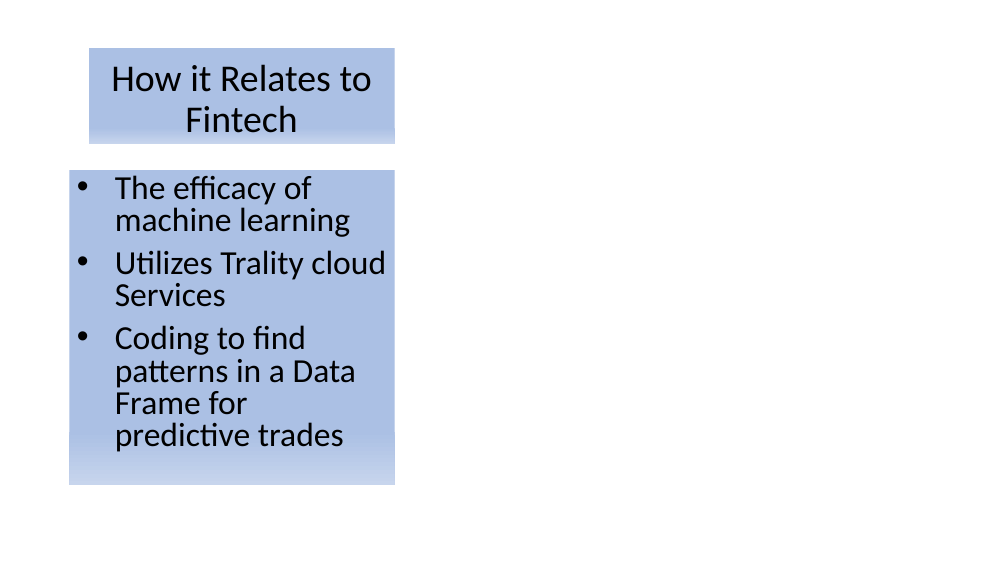
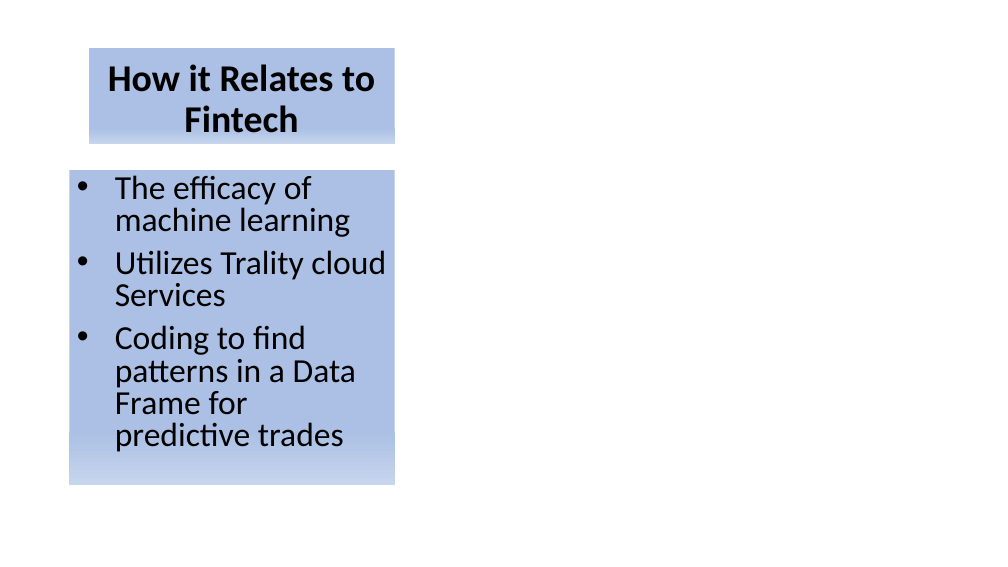
Before and after one commit to nestor39/trading_algorithm, a slide deck: slide 5 of Project_3.pptx (slide 3 before the commit). Drawn at 1008x567 pixels with LibreOffice and Linux fonts; fonts in the diff are those of the drawing; grey boxes stand for pictures. Boxes give left, top, right and bottom in pixels: in the first picture for what was removed or moved away, otherwise in the second. Text is boxed around its words. In the diff, an @@ line names an element or a change of style, - is before the commit and + after.

```diff
--- a/Project_3.pptx
+++ b/Project_3.pptx
@@ title "How it Relates to Fintech" at (88,48,395,144): bold on @@
```
Also in this commit, not shown: 7 other slides changed, 2 slides added, 2 other files.
